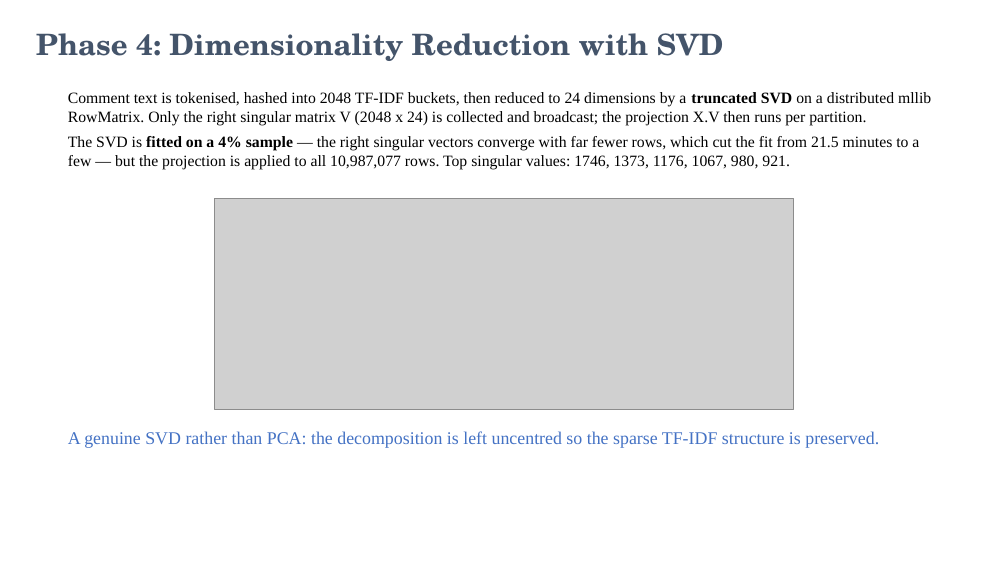
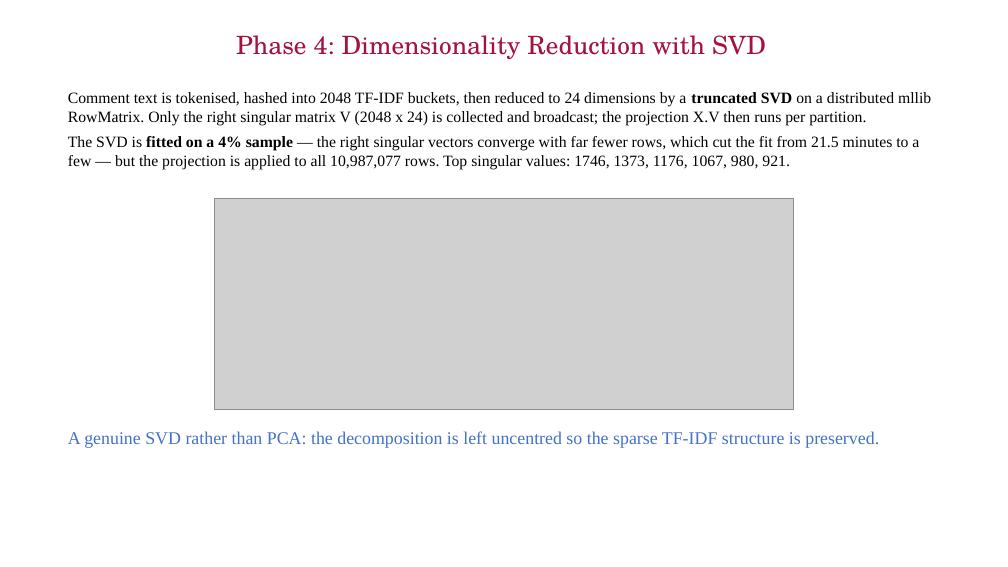
Before and after one commit to CognacStealer/BIgData, a slide deck: slide 10 of reports/MMDS_EndSem_Wikimedia_Bot_Detection.pptx. Drawn at 1008x567 pixels with LibreOffice and Linux fonts; fonts in the diff are those of the drawing; grey boxes stand for pictures; background and template pictures are left out. Boxes give left, top, right and bottom in pixels: in the first picture for what was removed or moved away, otherwise in the second. Text is boxed around its words. In the diff, an @@ line names an element or a change of style, - is before the commit and + after.

```diff
--- a/reports/MMDS_EndSem_Wikimedia_Bot_Detection.pptx
+++ b/reports/MMDS_EndSem_Wikimedia_Bot_Detection.pptx
@@ title "Phase 4: Dimensionality Reduction with ..." at box(236, 35, 766, 59): size 28 to 24 pt, text colour #44546A to #A4123F, bold off; alignment left to centre @@
```
Also in this commit, not shown: 22 other slides changed, 2 other files.
